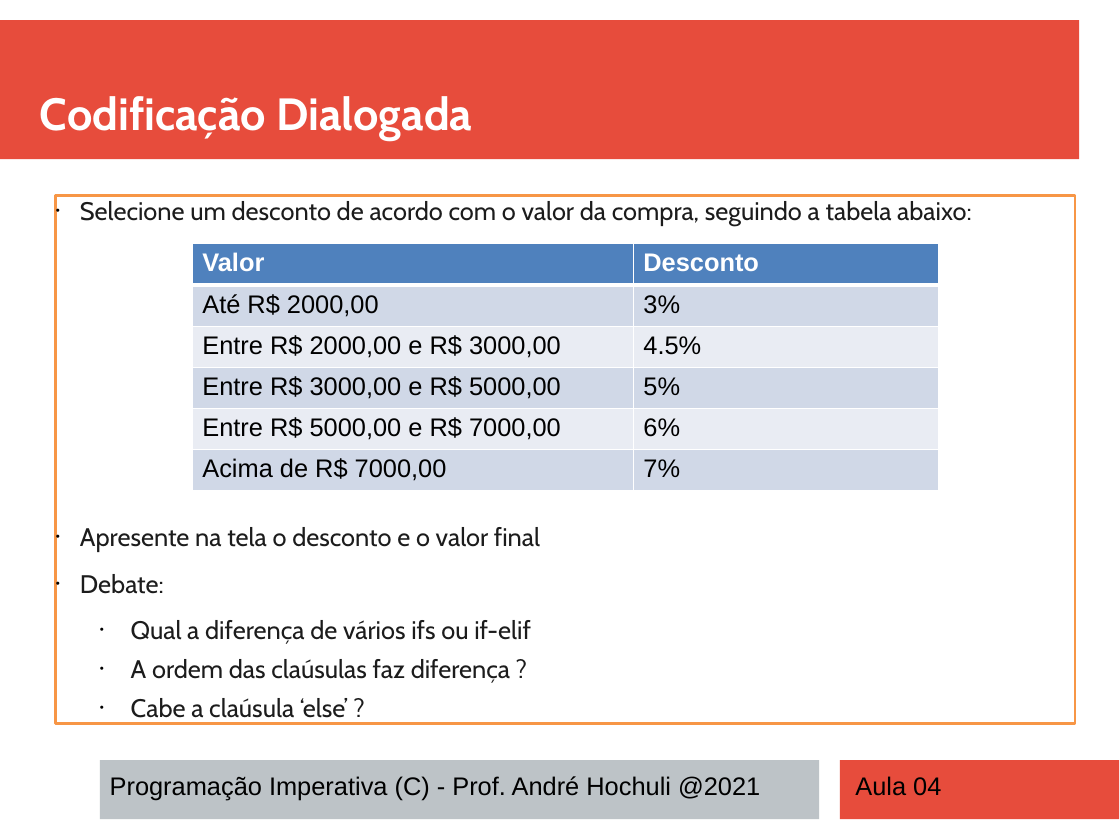
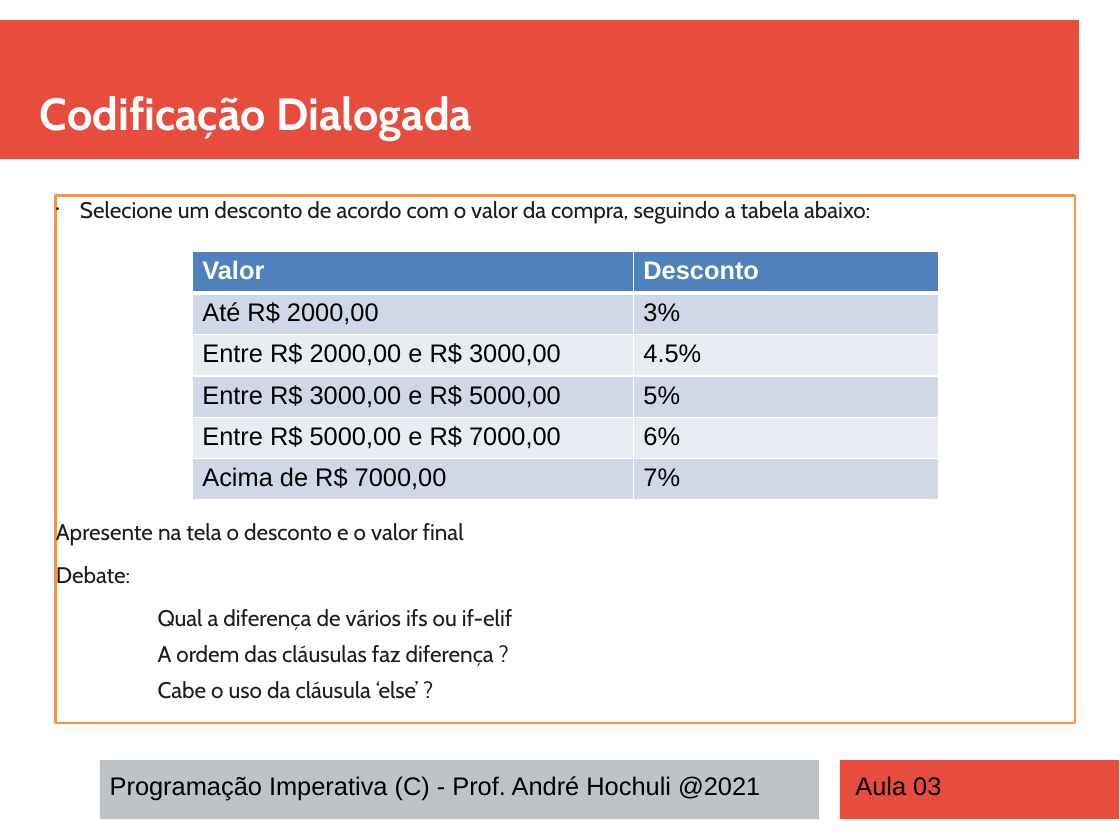
Before and after one commit to andrehochuli/teaching, a slide deck: slide 6 of RaciocinioAlgoritmico/Aula 03 - Estruturas de Seleção Múltiplas (ELIF)/Aula 03 - Estruturas de Seleção Múltiplas (ELIF).pptx (slide 5 before the commit). Drawn at 1120x840 pixels with LibreOffice and Linux fonts; fonts in the diff are those of the drawing. Boxes give left, top, right and bottom in pixels: in the first picture for what was removed or moved away, otherwise in the second. Text is boxed around its words. In the diff, an @@ line names an element or a change of style, - is before the commit and + after.

Commit message:
Atualizando aula 03

```diff
--- a/RaciocinioAlgoritmico/Aula 03 - Estruturas de Seleção Múltiplas (ELIF)/Aula 03 - Estruturas de Seleção Múltiplas (ELIF).pptx
+++ b/RaciocinioAlgoritmico/Aula 03 - Estruturas de Seleção Múltiplas (ELIF)/Aula 03 - Estruturas de Seleção Múltiplas (ELIF).pptx
@@ text in rectangle at [56, 201, 870, 630]: size 18 to 16 pt in "Selecione um desconto de acordo com o ...", "Apresente na tela o desconto e o ...", "Debate:", "Qual a diferença de vários ifs ou ..."; bullet • to none; list level 2 to 1 in "Qual a diferença de vários ..." @@
@@ table at [192, 252, 939, 500] @@
@@ fill #D0D8E8 to #D0D8E7 in 6 cells @@
@@ fill #E9EDF4 to #E9ECF3 in 4 cells @@
@@ borders changed @@
@@ table: place and size @@
-table at [192, 244, 939, 491]
+table at [192, 252, 939, 500]
@@ text in rectangle at [158, 645, 494, 699]: text changed; size 18 to 16 pt @@
-  • A ordem das claúsulas faz diferença ?
-  • Cabe a claúsula ‘else’ ?
+A ordem das cláusulas faz diferença ?
+Cabe o uso da cláusula ‘else’ ?
@@ text at [855, 776, 941, 796]: text changed @@
-Aula 04
+Aula 03
```
Also in this commit, not shown: 6 other slides changed, 1 other file.
